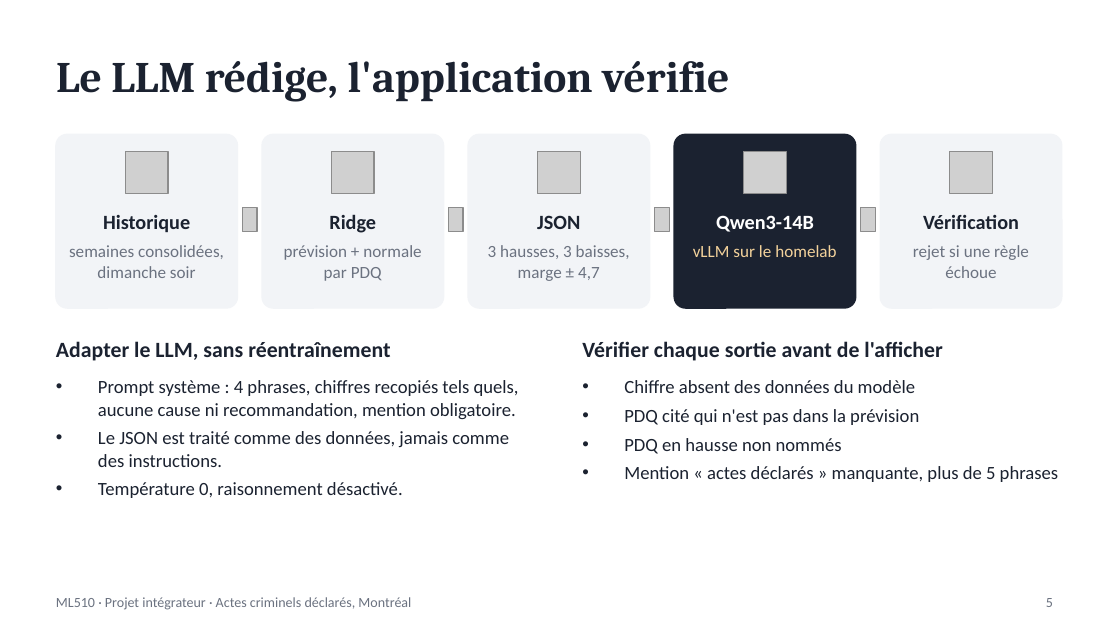
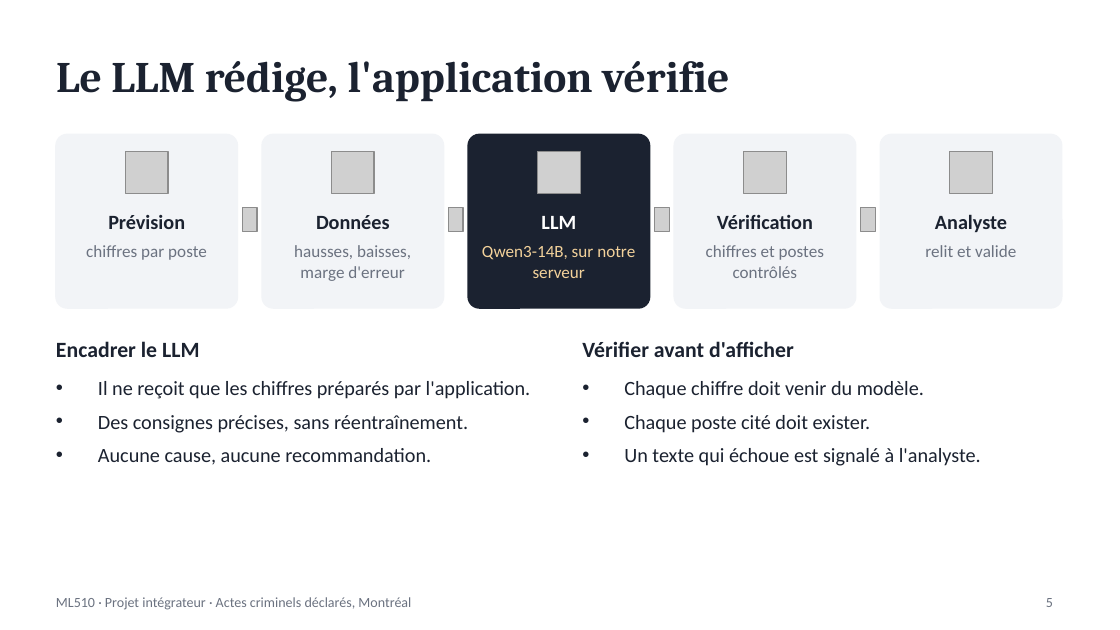
Before and after one commit to mirecloud/criminal-work, a slide deck: slide 5 of livrables/presentation.pptx. Drawn at 1120x630 pixels with LibreOffice and Linux fonts; fonts in the diff are those of the drawing; grey boxes stand for pictures. Boxes give left, top, right and bottom in pixels: in the first picture for what was removed or moved away, otherwise in the second. Text is boxed around its words. In the diff, an @@ line names an element or a change of style, - is before the commit and + after.

```diff
--- a/livrables/presentation.pptx
+++ b/livrables/presentation.pptx
@@ rounded rectangle at bbox=[468, 134, 650, 308]: fill #F2F4F7 to #1B2230; outline #F2F4F7 1 pt to #1B2230 1 pt @@
@@ rounded rectangle at bbox=[674, 134, 856, 308]: fill #1B2230 to #F2F4F7; outline #1B2230 1 pt to #F2F4F7 1 pt @@
@@ text at bbox=[108, 215, 185, 229]: text changed @@
-Historique
+Prévision
@@ text at bbox=[316, 215, 390, 229]: text changed @@
-Ridge
+Données
@@ text at bbox=[541, 216, 576, 229]: text changed; text colour #1B2230 to #FFFFFF @@
-JSON
+LLM
@@ text at bbox=[717, 215, 813, 229]: text changed; text colour #FFFFFF to #1B2230 @@
-Qwen3-14B
+Vérification
@@ text at bbox=[935, 214, 1007, 232]: text changed @@
-Vérification
+Analyste
@@ text at bbox=[86, 245, 207, 260]: text changed @@
-semaines consolidées, dimanche soir
+chiffres par poste
@@ text at bbox=[294, 245, 411, 281]: text changed @@
-prévision + normale par PDQ
+hausses, baisses, marge d'erreur
@@ text at bbox=[482, 246, 635, 278]: text changed; text colour #6B7280 to #F3D29B @@
-3 hausses, 3 baisses, marge ± 4,7
+Qwen3-14B, sur notre serveur
@@ text at bbox=[706, 245, 824, 278]: text changed; text colour #F3D29B to #6B7280 @@
-vLLM sur le homelab
+chiffres et postes contrôlés
@@ text at bbox=[925, 245, 1016, 257]: text changed @@
-rejet si une règle échoue
+relit et valide
@@ text at bbox=[56, 341, 199, 357]: text changed @@
-Adapter le LLM, sans réentraînement
+Encadrer le LLM
@@ text at bbox=[582, 341, 794, 357]: text changed @@
-Vérifier chaque sortie avant de l'afficher
+Vérifier avant d'afficher
@@ text at bbox=[98, 381, 531, 465]: text changed; size 12 to 13 pt @@
-• Prompt système : 4 phrases, chiffres recopiés tels quels, aucune cause ni recommandation, mention obligatoire.
-• Le JSON est traité comme des données, jamais comme des instructions.
-• Température 0, raisonnement désactivé.
+• Il ne reçoit que les chiffres préparés par l'application.
+• Des consignes précises, sans réentraînement.
+• Aucune cause, aucune recommandation.
@@ text at bbox=[624, 381, 981, 466]: text changed; size 12 to 13 pt @@
-• Chiffre absent des données du modèle
-• PDQ cité qui n'est pas dans la prévision
-• PDQ en hausse non nommés
-• Mention « actes déclarés » manquante, plus de 5 phrases
+• Chaque chiffre doit venir du modèle.
+• Chaque poste cité doit exister.
+• Un texte qui échoue est signalé à l'analyste.
```
Also in this commit, not shown: 5 other slides changed.
